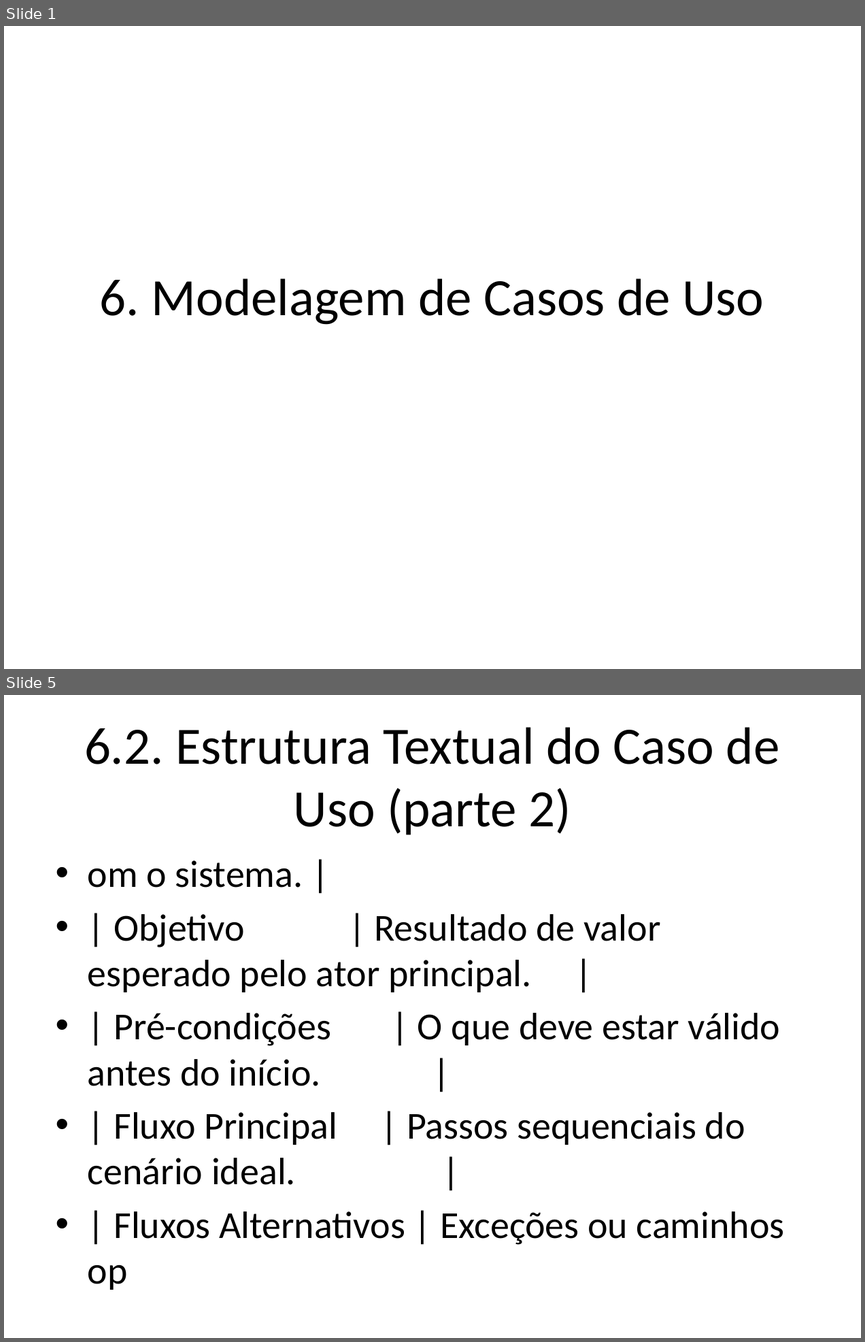
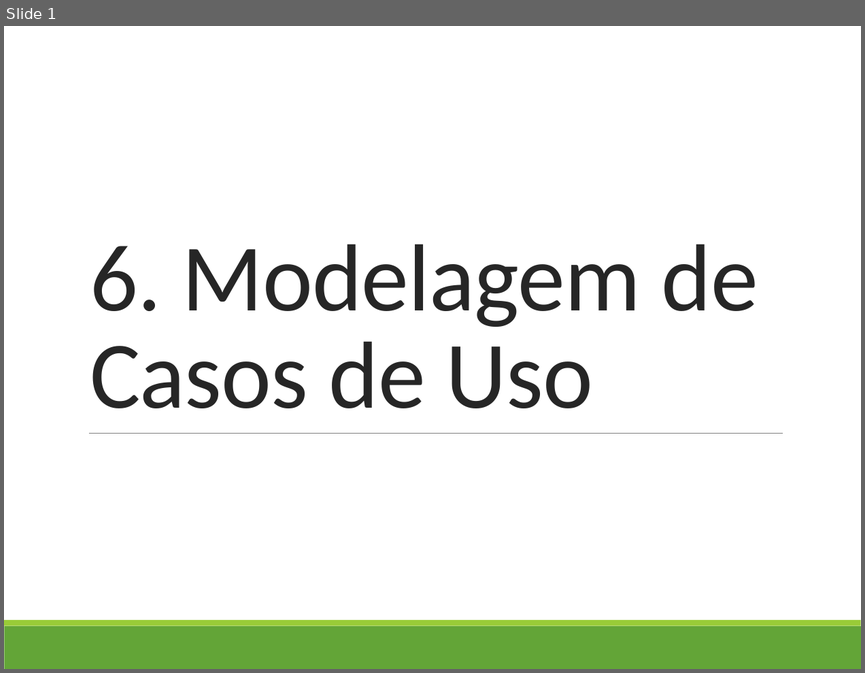
Before and after one commit to profAndreSouza/Material, a slide deck: Engenharia de Software/06 Modelagem de Casos de Uso.pptx. Shown one above the other, each under a label of ours: slides 1 and 5 before the commit, slide 1 after it; the slides between them are not shown. The pictures are 865x1342 and 865x673 pixels, drawn with LibreOffice and Linux fonts; fonts in the diff are those of the drawing. Boxes give left, top, right and bottom in pixels: in the first picture for what was removed or moved away, otherwise in the second. Text is boxed around its words. In the diff, an @@ line names an element or a change of style, - is before the commit and + after.

```diff
--- a/Engenharia de Software/06 Modelagem de Casos de Uso.pptx
+++ b/Engenharia de Software/06 Modelagem de Casos de Uso.pptx
@@ slide 5 removed at (4, 695, 861, 1338), background #FFFFFF @@
@@ title removed at (84, 727, 780, 835) @@
-6.2. Estrutura Textual do Caso de Uso (parte 2)
@@ text removed at (88, 860, 785, 1244) @@
-• om o sistema. |
-• | Objetivo | Resultado de valor esperado pelo ator principal. |
-• | Pré-condições | O que deve estar válido antes do início. |
-• | Fluxo Principal | Passos sequenciais do cenário ideal. |
-• | Fluxos Alternativos | Exceções ou caminhos op
@@ slide 1 changed as well @@
@@ title "6. Modelagem de Casos de ...": place and size @@
-title "6. Modelagem de Casos de ..." at (100, 278, 764, 325)
+title "6. Modelagem de Casos de ..." at (90, 244, 757, 408)
@@ title "6. Modelagem de Casos de ..." at (90, 244, 757, 408): size 44 to 80 pt, text colour #000000 to #262626, letter spacing 0 to -0.5 pt; alignment centre to left; line spacing 1 to 0.85; vertical alignment middle to bottom @@
@@ line added from (89, 433) to (783, 433), #808080 0.5 pt @@
@@ rectangle added at (4, 626, 861, 669), fill #63A537 @@
@@ rectangle added at (4, 620, 861, 626), fill #99CB38 @@
```
Also in this commit, not shown: 8 other slides changed, 2 slides added, 23 other slides removed.
